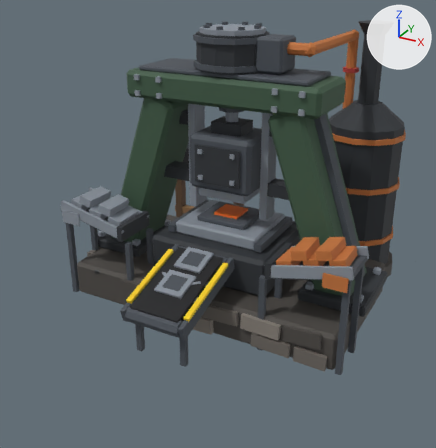
Renders of the glTF model public/models/terra/estampeuse_t1.glb from each side of a commit.
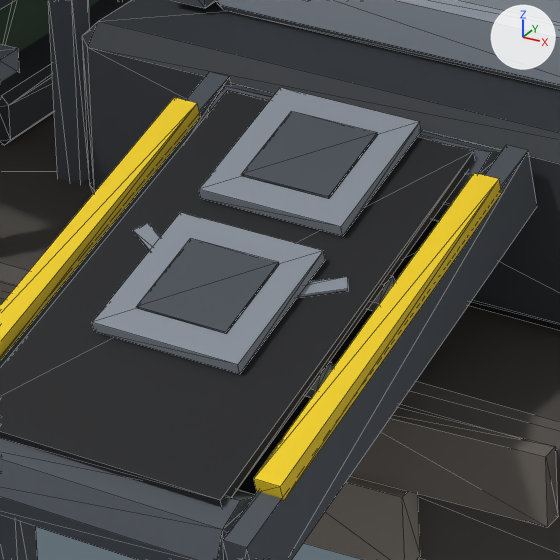
There are two pictures of each version: one whole from a camera (50 mm lens) standing at (1.649, -3.24, 2.07) and looking at (-0.033, -0.181, 0.54), one close up on the part from 31% to 55% of the width and 52% to 74% of the height. The lights are fixed; the arrows at upper right show +X, +Y and +Z. The first two pictures are the older version. The close-ups show mesh edges as thin lines. Vertices at exactly the same position are counted once.

The older version as bpy lines, for what is in view:
```python
me_enclume_009 = bpy.data.meshes.new('enclume.009')
me_enclume_009.from_pydata(...)  # 24 vertices, 44 faces; spans x -0.281..0.281, y -0.295..0.161, z 0.469..0.549
me_enclume_009.materials.append(mat_acier)  # grey #8a929c
me_pieces_acier_012 = bpy.data.meshes.new('pieces_acier.012')
me_pieces_acier_012.from_pydata(...)  # 312 vertices, 476 faces; spans x -0.96..0.96, y -0.97..0.68, z 0.25..1.44
me_pieces_acier_012.materials.append(mat_acier)  # grey #8a929c
me_sortie_acier_008 = bpy.data.meshes.new('sortie_acier.008')
me_sortie_acier_008.from_pydata(...)  # 16 vertices, 24 faces; spans x -0.087..0.087, y -0.825..-0.451, z 0.364..0.484
me_sortie_acier_008.materials.append(mat_acier)  # grey #8a929c
me_sortie_acier_sombre_006 = bpy.data.meshes.new('sortie_acier_sombre.006')
me_sortie_acier_sombre_006.from_pydata(...)  # 16 vertices, 24 faces; spans x -0.054..0.054, y -0.794..-0.486, z 0.386..0.478
me_sortie_acier_sombre_006.materials.append(mat_acier_sombre)  # dark grey #4a5058
ob_enclume_003 = bpy.data.objects.new('enclume.003', me_enclume_009)
ob_enclume_003.location = (0.0, 0.0, 0.0)
ob_pieces_acier_015 = bpy.data.objects.new('pieces_acier.015', me_pieces_acier_012)
ob_pieces_acier_015.location = (0.0, 0.0, 0.0)
ob_sortie_acier_004 = bpy.data.objects.new('sortie_acier.004', me_sortie_acier_008)
ob_sortie_acier_004.location = (0.0, 0.0, 0.0)
ob_sortie_acier_sombre_002 = bpy.data.objects.new('sortie_acier_sombre.002', me_sortie_acier_sombre_006)
ob_sortie_acier_sombre_002.location = (0.0, 0.0, 0.0)
# also in view: 'pieces_fonte.015' at (0.0, 0.09, 0.935); 'massif.005' at (0.0, -0.067, 0.114); 'pieces_pierre.009' at (-0.042, -0.06, 0.111); 'pieces_acier_sombre.015' at (0.0, -0.007, 0.866); 'jambe_-1.003' at (-0.586, -0.067, 0.767)
```
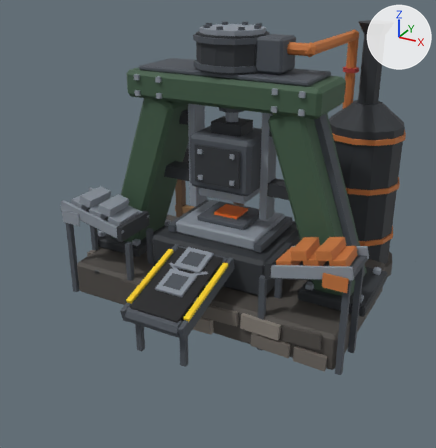
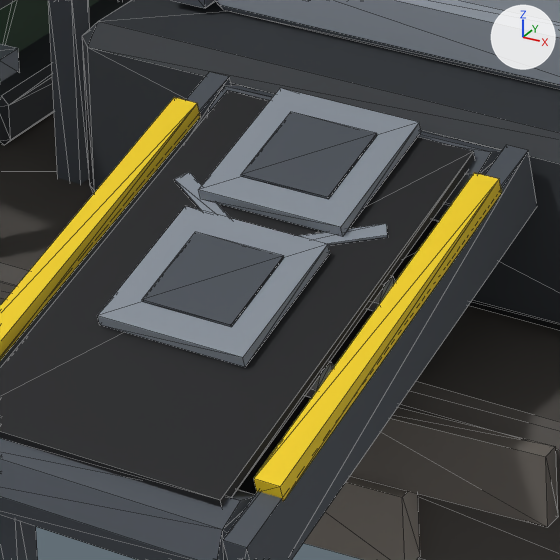
The change, as a list of edits to the scene's bpy script:
```text
Change me_pieces_acier_012:
    used by ob_pieces_acier_015; location = (0.0, 0.0, 0.0)
    remove me_pieces_acier_012.from_pydata(...)  # 312 vertices, 476 faces; spans x -0.96..0.96, y -0.97..0.68, z 0.25..1.44
    add me_pieces_acier_012.from_pydata(...)  # 296 vertices, 452 faces; spans x -0.96..0.96, y -0.97..0.68, z 0.25..1.44
    me_pieces_acier_012 part 1: the loose piece of 8 vertices spanning x -0.01..0.13, y -0.76..-0.67, z 0.38..0.41 is deleted
    me_pieces_acier_012 part 2: the loose piece of 8 vertices spanning x -0.13..0.01, y -0.76..-0.67, z 0.38..0.41 is deleted
Change me_sortie_acier_008:
    used by ob_sortie_acier_004; location = (0.0, 0.0, 0.0)
    remove me_sortie_acier_008.from_pydata(...)  # 16 vertices, 24 faces; spans x -0.087..0.087, y -0.825..-0.451, z 0.364..0.484
    add me_sortie_acier_008.from_pydata(...)  # 32 vertices, 48 faces; spans x -0.131..0.131, y -0.816..-0.451, z 0.367..0.484
    me_sortie_acier_008 part 3: the loose piece of 8 vertices spanning x -0.087..0.087, y -0.825..-0.654, z 0.364..0.425 is moved by (0.0, 0.01, 0.003)
    me_sortie_acier_008 part 4
    6 vertices are removed from x -0.087..0.087, y -0.618..-0.451, z 0.423..0.484
    12 faces are deleted
    2 vertices move within x -0.087..0.087, y -0.622, z 0.436
    22 vertices are added at x -0.131..0.131, y -0.677..-0.451, z 0.403..0.484
    36 new faces join them
Change me_sortie_acier_sombre_006:
    used by ob_sortie_acier_sombre_002; location = (0.0, 0.0, 0.0)
    remove me_sortie_acier_sombre_006.from_pydata(...)  # 16 vertices, 24 faces; spans x -0.054..0.054, y -0.794..-0.486, z 0.386..0.478
    add me_sortie_acier_sombre_006.from_pydata(...)  # 16 vertices, 24 faces; spans x -0.054..0.054, y -0.784..-0.487, z 0.389..0.477
    me_sortie_acier_sombre_006 part 5: the loose piece of 8 vertices spanning x -0.054..0.054, y -0.794..-0.69, z 0.386..0.419 is moved by (0.0, 0.01, 0.003)
    other edits to the shape of me_sortie_acier_sombre_006 do not show in these pictures
```

Location of each change, [x1, y1, x2, y2] in pixels of the close-ups (560 x 560 px; the box of a moved part takes in the faces that stretch with it):
'sortie_acier.004', reshaped: before [92, 87, 421, 374]; after [97, 88, 421, 367]
'sortie_acier_sombre.002', reshaped: before [136, 111, 378, 334]; after [142, 112, 377, 327]
part 1 of me_pieces_acier_012, deleted: before [297, 277, 348, 298]
part 2 of me_pieces_acier_012, deleted: before [133, 223, 160, 251]
part 3 of me_sortie_acier_008, moved or reshaped: before [92, 212, 325, 374]; after [97, 206, 330, 367]
part 4 of me_sortie_acier_008, built on: before [199, 87, 421, 236]; after [174, 88, 421, 246]
part 5 of me_sortie_acier_sombre_006, moved or reshaped: before [136, 238, 279, 334]; after [142, 232, 284, 327]
